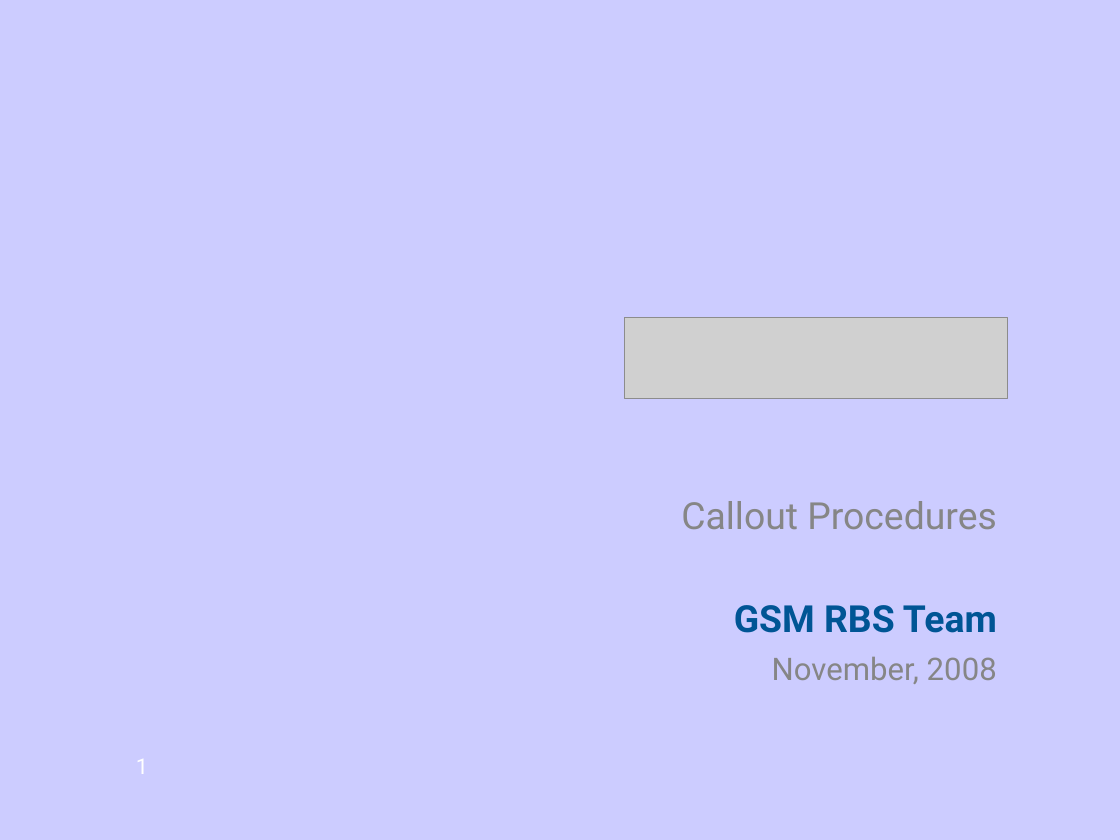
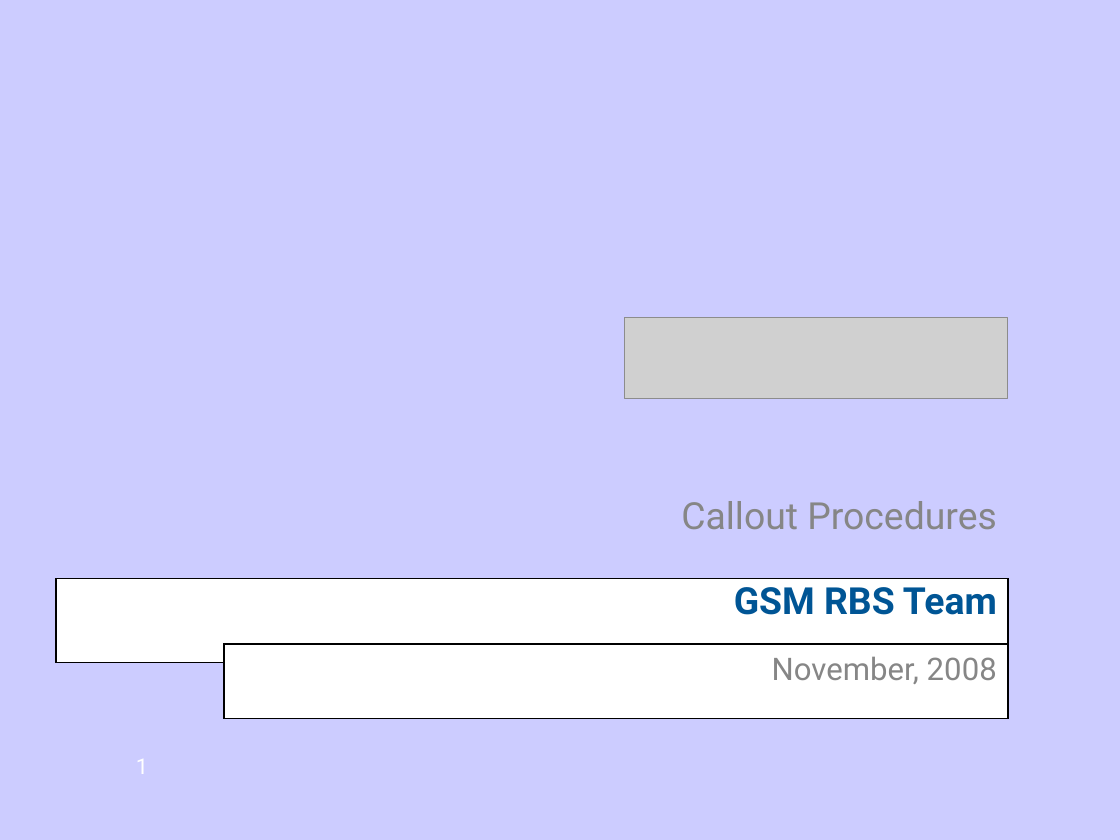
Before and after one commit to pandaasu/ANZregional, a slide deck: slide 1 of DOCUMENTATION/ICS/ON_CALL/Callout_presentation.ppt. Drawn at 1120x840 pixels with LibreOffice and Linux fonts; fonts in the diff are those of the drawing; grey boxes stand for pictures; background and template pictures are left out. Boxes give left, top, right and bottom in pixels: in the first picture for what was removed or moved away, otherwise in the second. Text is boxed around its words. In the diff, an @@ line names an element or a change of style, - is before the commit and + after.

```diff
--- a/DOCUMENTATION/ICS/ON_CALL/Callout_presentation.ppt
+++ b/DOCUMENTATION/ICS/ON_CALL/Callout_presentation.ppt
@@ title "GSM RBS Team": place and size @@
-title "GSM RBS Team" at bbox=[734, 605, 997, 633]
+title "GSM RBS Team" at bbox=[56, 579, 1008, 663]
@@ title "GSM RBS Team" at bbox=[56, 579, 1008, 663]: vertical alignment middle to top; fill none to #FFFFFF; outline none to #000000 0.74 pt @@
@@ subtitle "November, 2008": place and size @@
-subtitle "November, 2008" at bbox=[772, 656, 997, 684]
+subtitle "November, 2008" at bbox=[224, 644, 1008, 719]
@@ subtitle "November, 2008" at bbox=[224, 644, 1008, 719]: fill none to #FFFFFF; outline none to #000000 0.74 pt @@
```
Also in this commit, not shown: 3 other slides changed, 8 slides added.
